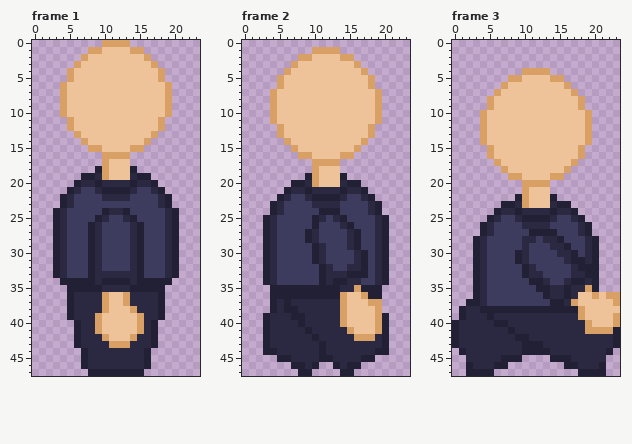
File history of a pixel-art file, assets/images/player.aseprite. This is how it looked before the edit.
24x48 pixels, 8 frames. Shown: frame 1, frame 2, frame 3. The commit also changed other frames, which this record leaves out.
After:
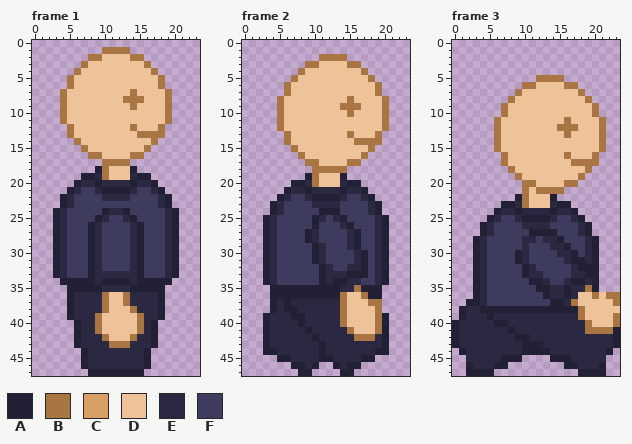
Palette (. is transparent): A #222034  B #a97542  C #d9a066  D #eec39a  E #2b2942  F #3d3b5e
Change:
Changed rows in their new state; - is an unchanged pixel.
Frame 1, layers "arm", "body":
first column x 4:
 0 ------....------
 1 ----..BBBB..----
 2 ---.BB----BB.---
 3 --.B--------B.--
 4 -.B----------B.-
 5 -B------------B-
 6 .B------------B.
 7 B---------B----B
 8 B--------BBB---B
 9 B---------B----B
10 B--------------B
11 BD------------DB
12 -B--------B---B-
13 -BD--------BBBB-
14 --BD--------DB--
15 ---BDD----DDB---
16 ----BBDDDDBB----
17 ------BBBB------
18 ------B---------
19 ------B---------
first column x 9:
36 -B--B--
37 -B--B--
38 -B---B-
39 B-----B
40 B-----B
41 B-----B
42 -B---B-
43 --BBB--
Frame 2, layers "arm", "body":
first column x 4:
 1 ------....-------
 2 ----...BBBB.-----
 3 ---..BB----BB----
 4 --..B--------B---
 5 -..B----------B--
 6 -.B-----------DB-
 7 ..B------------B-
 8 .B---------B---DB
 9 .B--------BBB--DB
10 .B---------B---DB
11 .B-------------DB
12 -B------------DDB
13 -.B--------B--DB-
14 --B---------BBBB-
15 ---B--------DDB--
16 ----BD----DDDB---
17 -----BBDDDDBB----
18 ------BBBBB------
19 ------B----------
20 ------B----------
first column x 14:
35 --B---
36 B--B--
37 B---BB
38 B----B
39 B----B
40 B----B
41 -B---B
42 --BBB-
Frame 3, layers "arm", "body":
first column x 4:
 4 ------....--------
 5 ----....BBBB------
 6 ---...BB----BB----
 7 --...B-------DB---
 8 -...B---------DB--
 9 -..B----------DDB-
10 ...B-----------DB-
11 ..B---------B--DDB
12 ..B--------BBB-DDB
13 ..B---------B--DDB
14 ..B------------DDB
15 -.B-----------DDDB
16 -..B--------B-DDB-
17 --.B---------BBBB-
18 ---.B-------DDDB--
19 ----.B----DDDDB---
20 ------BBDDDDBB----
21 ------B-BBBB------
22 ------B-----------
23 ------B-----------
first column x 17:
35 --B----
36 ---B-BB
37 B-----B
38 -B-----
39 -B----B
40 --B---B
41 --BBBB-
Pixel boxes of the changes (left, top, right, bottom) in both pictures:
changed: (60, 40, 172, 180)
changed: (95, 292, 144, 348)
changed: (270, 47, 389, 187)
changed: (340, 285, 382, 341)
changed: (480, 68, 606, 208)
changed: (571, 285, 620, 334)
